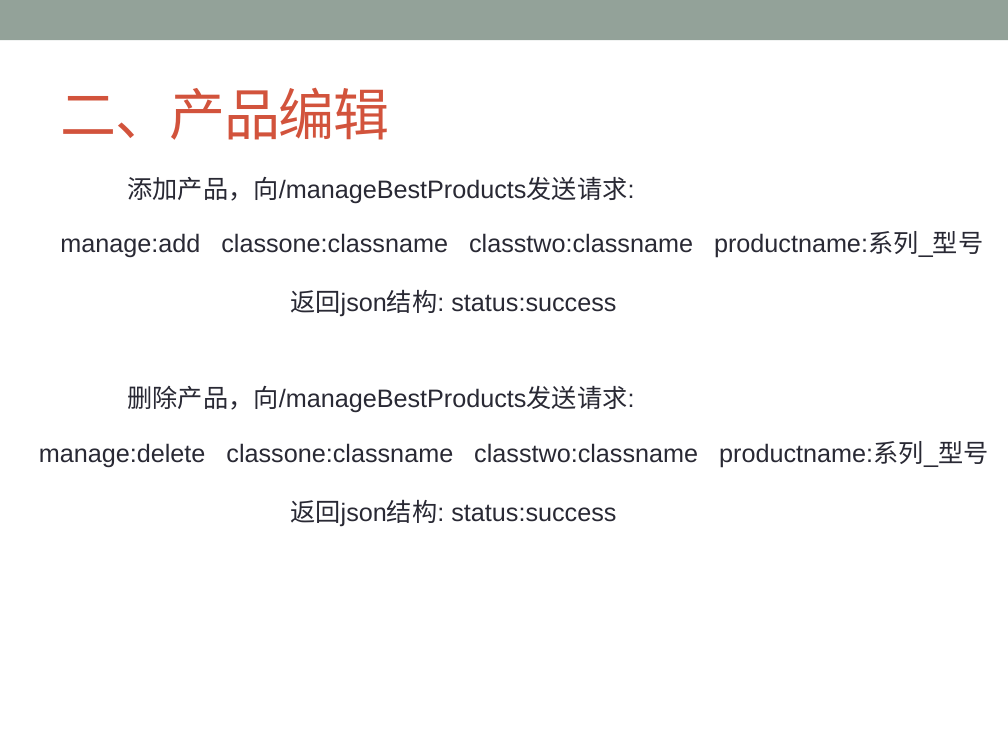
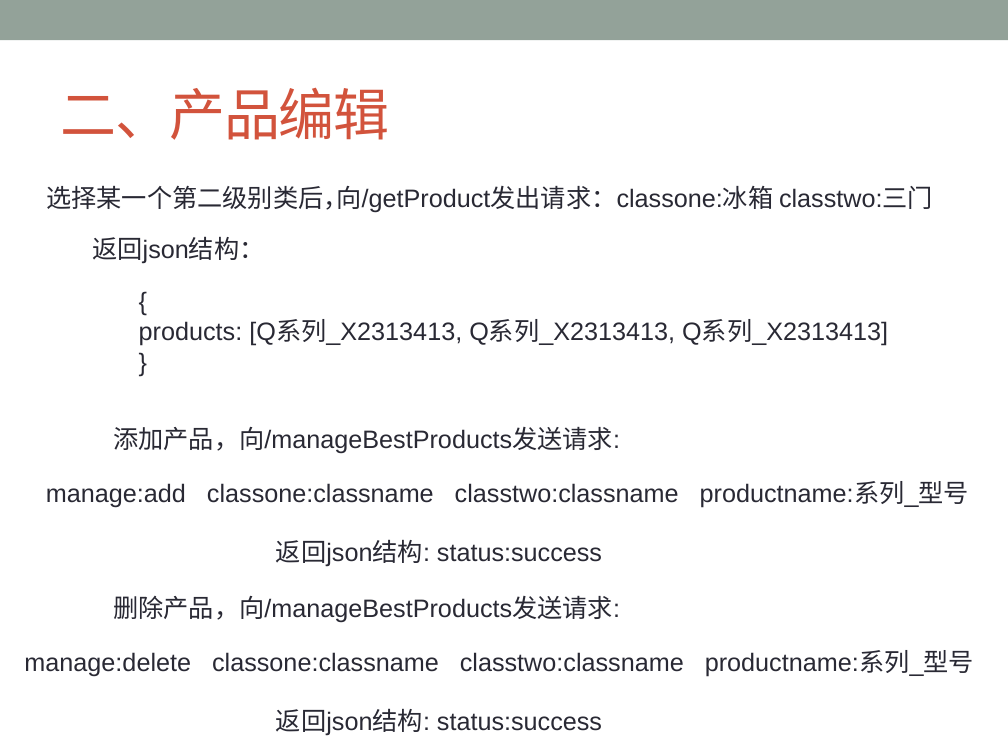
Before and after one commit to ChanSeaThink/LULLGREE, a slide deck: slide 19 of ZSGree前后端逻辑及接口.pptx (slide 20 before the commit). Drawn at 1008x756 pixels with LibreOffice and Linux fonts; fonts in the diff are those of the drawing. Boxes give left, top, right and bottom in pixels: in the first picture for what was removed or moved away, otherwise in the second. Text is boxed around its words. In the diff, an @@ line names an element or a change of style, - is before the commit and + after.

```diff
--- a/ZSGree前后端逻辑及接口.pptx
+++ b/ZSGree前后端逻辑及接口.pptx
@@ text added at (46, 185, 773, 213), 18 pt, text #292934 @@
+选择某一个第二级别类后，
@@ text added at (46, 185, 933, 213), 18 pt, text #292934 @@
+向/getProduct发出请求：classone:冰箱 classtwo:三门
@@ text added at (92, 236, 264, 264), 18 pt, text #292934 @@
+返回json结构：
@@ text added at (139, 320, 888, 346), 18 pt, text #292934 @@
+{
+products: [Q系列_X2313413, Q系列_X2313413, Q系列_X2313413]
+}
@@ 3 texts: place and size @@
-3 texts at (60, 177, 983, 317)
+3 texts at (46, 427, 969, 567)
@@ 3 texts: place and size @@
-3 texts at (39, 386, 988, 527)
+3 texts at (24, 596, 974, 736)
```
Also in this commit, not shown: 1 other slide changed, 1 slide removed.
